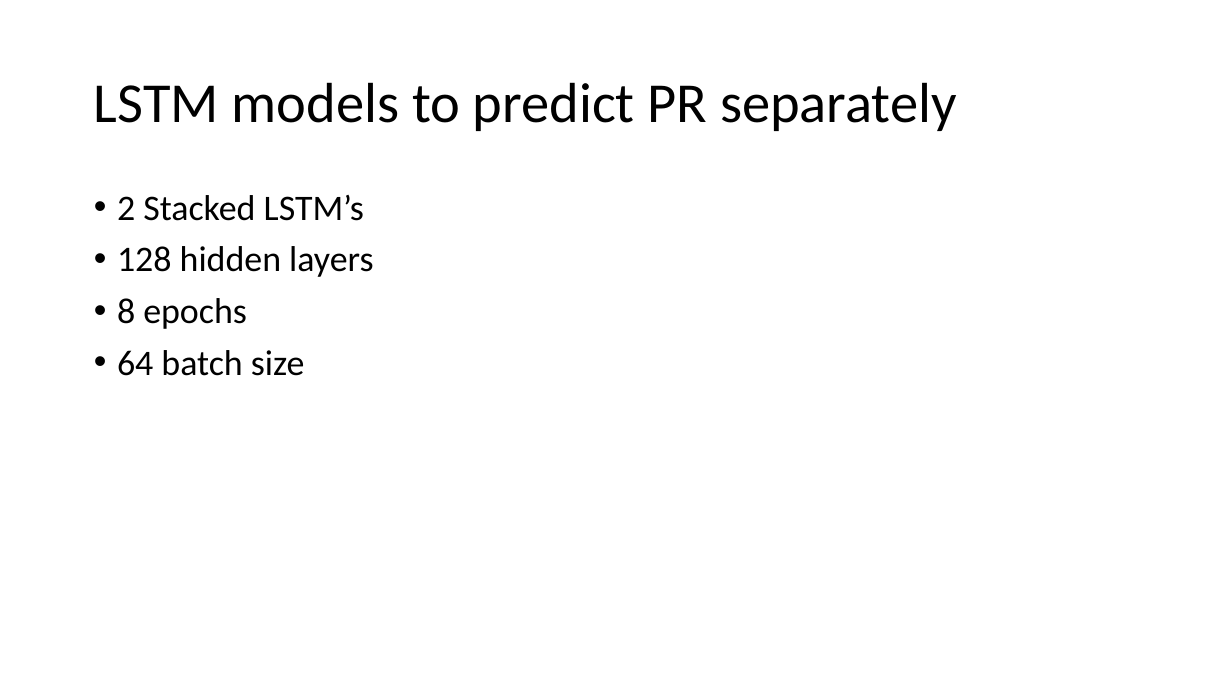
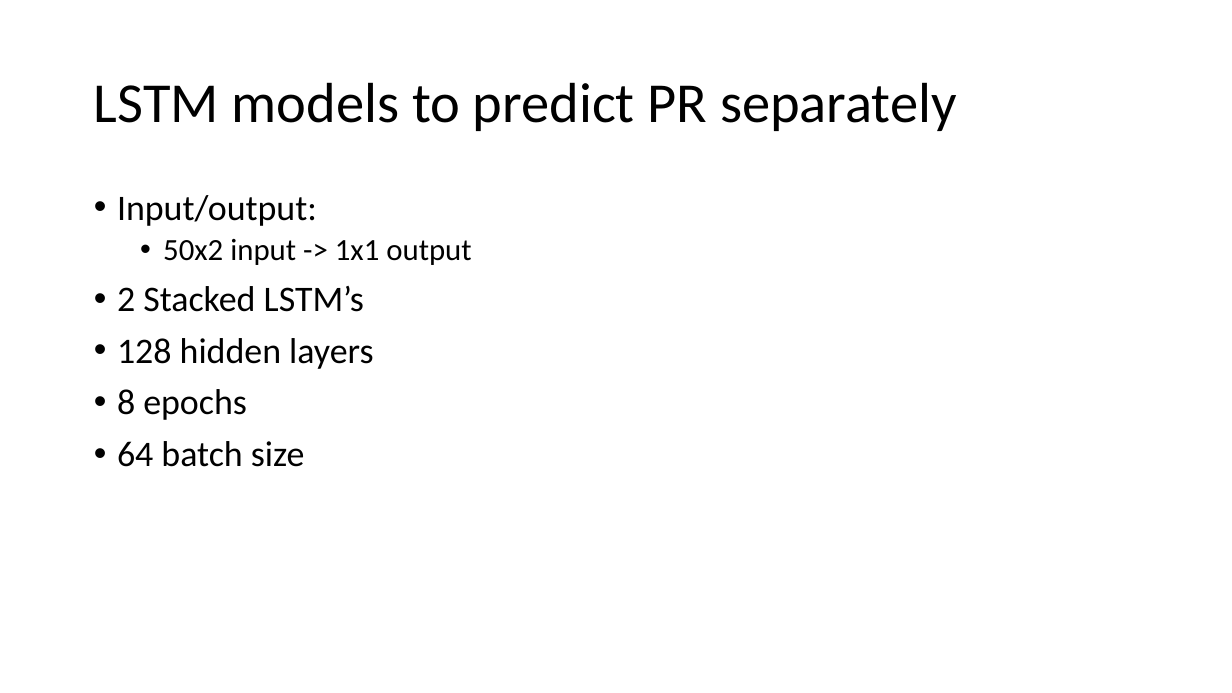
Before and after one commit to lancedw/3D-state-prediction-for-surface-vessels-using-IMU-data-and-images, a slide deck: slide 3 of Documentation/Presentations/Meeting 25-03-22.pptx. Drawn at 1232x693 pixels with LibreOffice and Linux fonts; fonts in the diff are those of the drawing. Boxes give left, top, right and bottom in pixels: in the first picture for what was removed or moved away, otherwise in the second. Text is boxed around its words. In the diff, an @@ line names an element or a change of style, - is before the commit and + after.

```diff
--- a/Documentation/Presentations/Meeting 25-03-22.pptx
+++ b/Documentation/Presentations/Meeting 25-03-22.pptx
@@ text at [117, 195, 471, 265]: paragraphs added @@
+• Input/output:
+  • 50x2 input -> 1x1 output
```
Also in this commit, not shown: 12 other slides changed, 3 other files.
